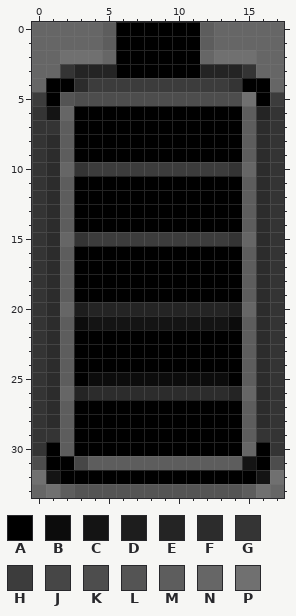
File history of a pixel-art sprite, src/image/100.png. Above is the file before it was changed.
The file is 18x34 pixels. Colours within 5 levels of each other are drawn and written as one.
Palette (. is transparent): A #000000  B #0c0c0c  C #141414  D #1d1d1d  E #242424  F #2c2c2c  G #343434  H #3c3c3c  J #464646  K #4d4d4d  L #545454  M #5d5d5d  N #666666  P #707070
Now the later version:
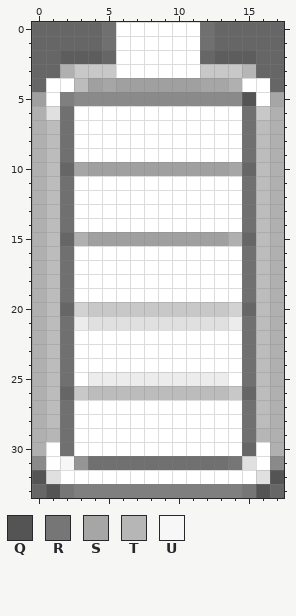
Colours new in this view: Q #545454  R #767676  S #a6a6a6  T #b6b6b6  U #f7f7f7
What changed:
Colour A changes from #000000 to #ffffff.
Colour B changes from #0c0c0c to #ececec.
Colour C changes from #141414 to #e0e0e0.
Colour D changes from #1d1d1d to #d2d2d2.
Colour E changes from #242424 to #c8c8c8.
Colour F changes from #2c2c2c to #bcbcbc.
Colour G changes from #343434 to #b0b0b0.
Colour H changes from #3c3c3c to #a0a0a0.
Colour J changes from #464646 to #959595.
Colour K changes from #4d4d4d to #8a8a8a.
Colour L changes from #545454 to #7f7f7f.
The author changed colour G to colour F in row 7 at x 1.
The author changed colour P to colour M in row 2 at x 2 to 4 and 13 to 15.
The author changed colour M to colour P in rows 0 to 1 at x 5 and 12; in row 6 at x 15; in rows 7 to 9 at x 2 and 15; in rows 11 to 14 at x 2 and 15; in rows 16 to 19 at x 2 and 15; in rows 21 to 25 at x 2 and 15.
The author changed colour M to colour P in rows 27 to 29 at x 2 and 15; in row 30 at x 2; in row 31 at x 4 to 13.
The author changed colour N to colour P in row 6 at x 2.
The author changed colour P to colour Q in row 5 at x 15; in row 32 at x 0 and 17; in row 33 at x 1 and 16.
The author changed colour M to colour R in row 31 at x 14; in row 33 at x 2 and 15.
The author changed colour G to colour S in row 10 at x 3 and 14.
The author changed colour H to colour S in row 4 at x 5 and 12 to 13; in row 5 at x 17.
The author changed colour G to colour T in row 3 at x 15; in row 29 at x 1 and 16.
The author changed colour A to colour U in row 31 at x 2.
Boxes around the changes in both pictures, in picture pixels (x1, y1, x2, y2):
changed: (32, 22, 284, 498)
